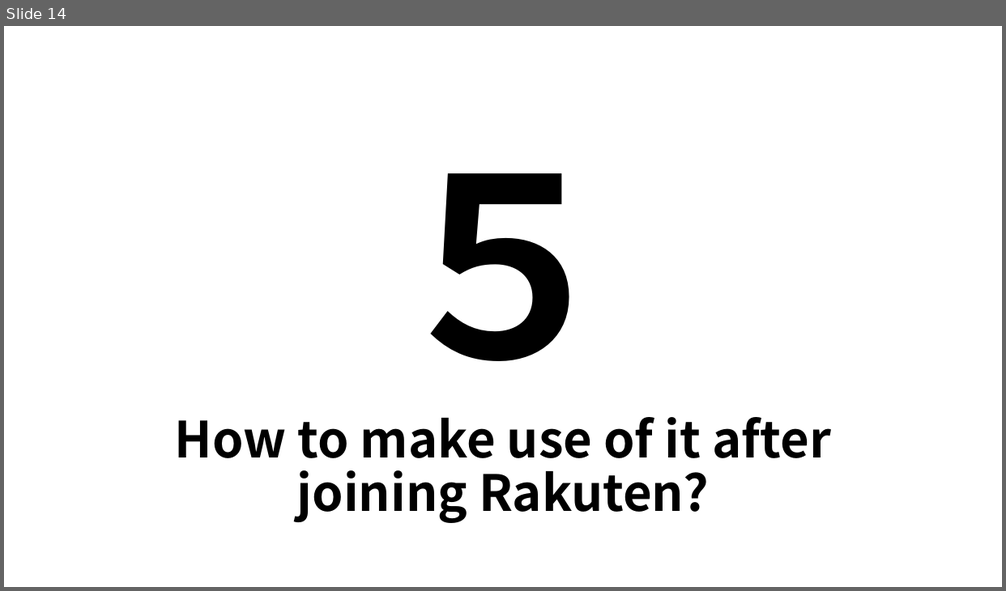
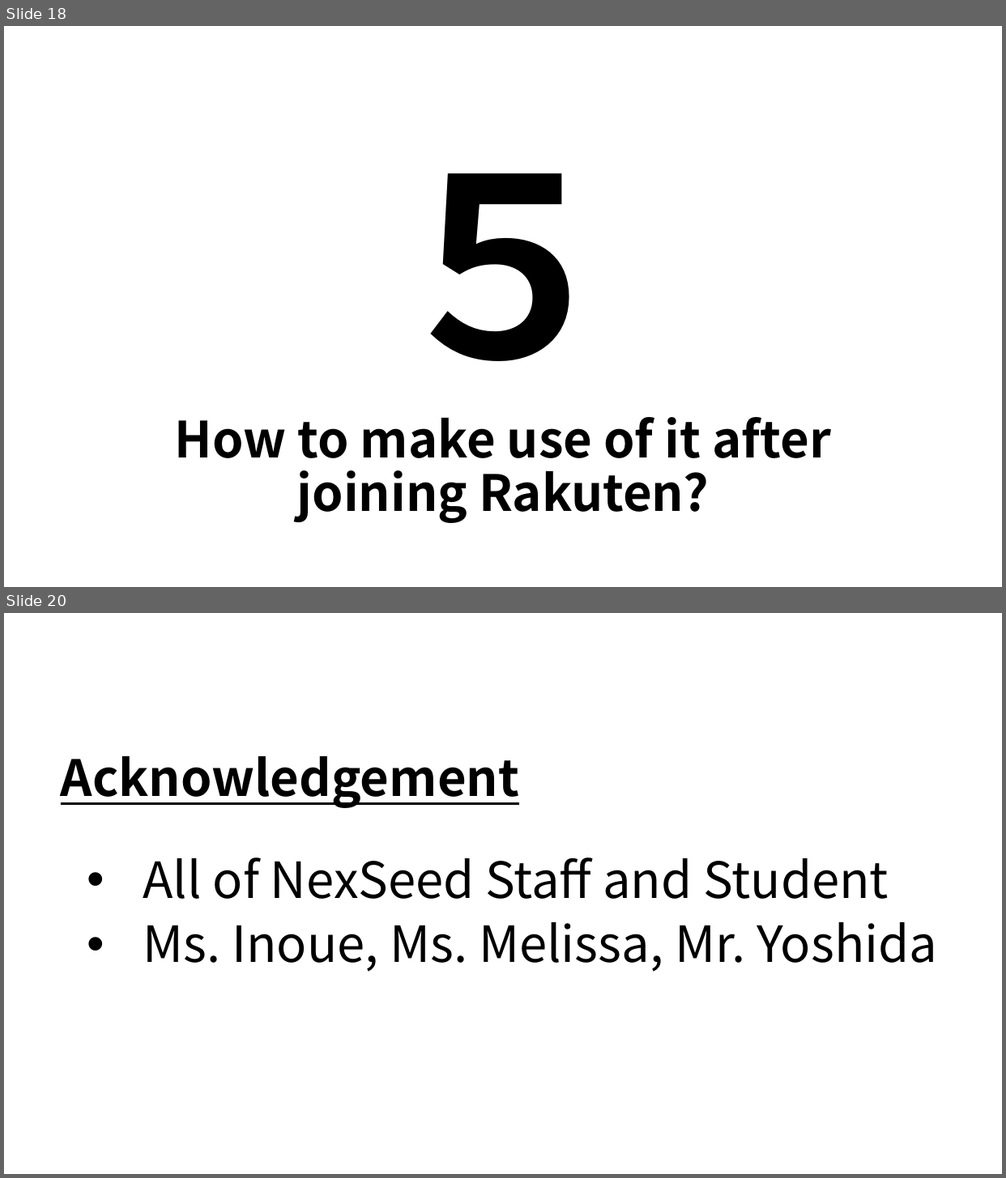
Before and after one commit to KNobuki/Rakuten_fashion, a slide deck: presentation/Presentation.pptx. Shown one above the other, each under a label of ours: slide 14 before the commit, slides 18 and 20 after it; the slides between them are not shown. The pictures are 1006x591 and 1006x1178 pixels, drawn with LibreOffice and Linux fonts; fonts in the diff are those of the drawing. Boxes give left, top, right and bottom in pixels: in the first picture for what was removed or moved away, otherwise in the second. Text is boxed around its words. In the diff, an @@ line names an element or a change of style, - is before the commit and + after.

```diff
--- a/presentation/Presentation.pptx
+++ b/presentation/Presentation.pptx
@@ slide 20 added at [4, 613, 1002, 1174], background #FFFFFF @@
@@ subtitle added at [61, 756, 520, 808], 48 pt, text #000000, bold, underline @@
+Acknowledgement
@@ text added at [143, 858, 937, 972], 48 pt, text #000000 @@
+• All of NexSeed Staff and Student
+• Ms. Inoue, Ms. Melissa, Mr. Yoshida
@@ what was slide 14 is now slide 18 @@
```
Also in this commit, not shown: 11 slides changed, 4 other slides added.
